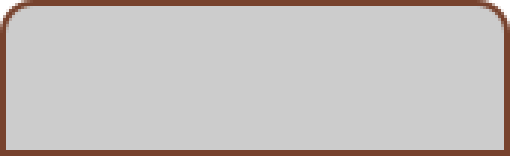
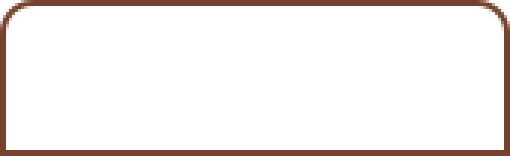
Two versions of the same layered image (510 x 156). Layer-by-layer changes:
painted on "Rectangle 2 copy 2" over [6, 6, 504, 150]
